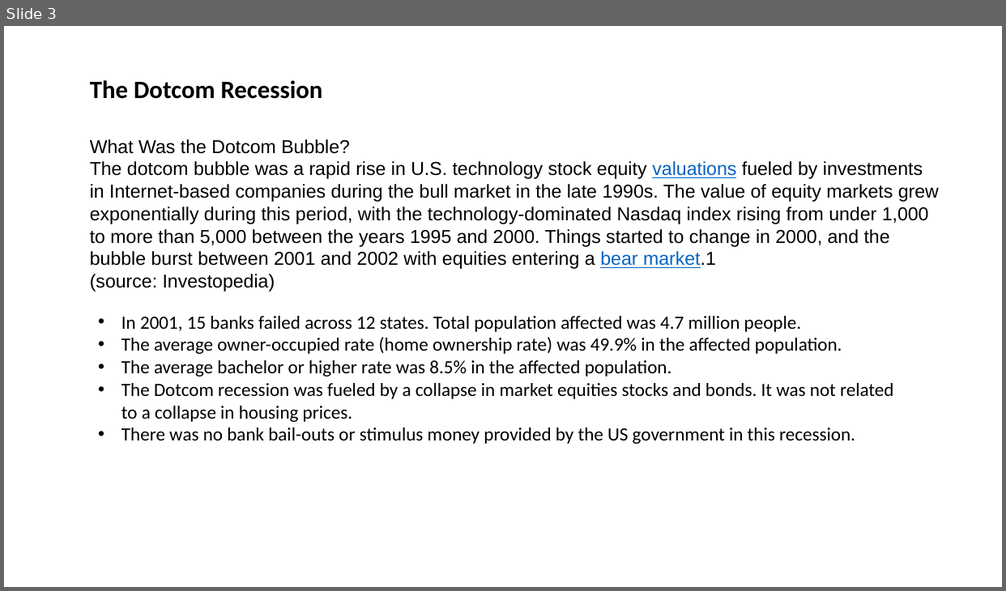
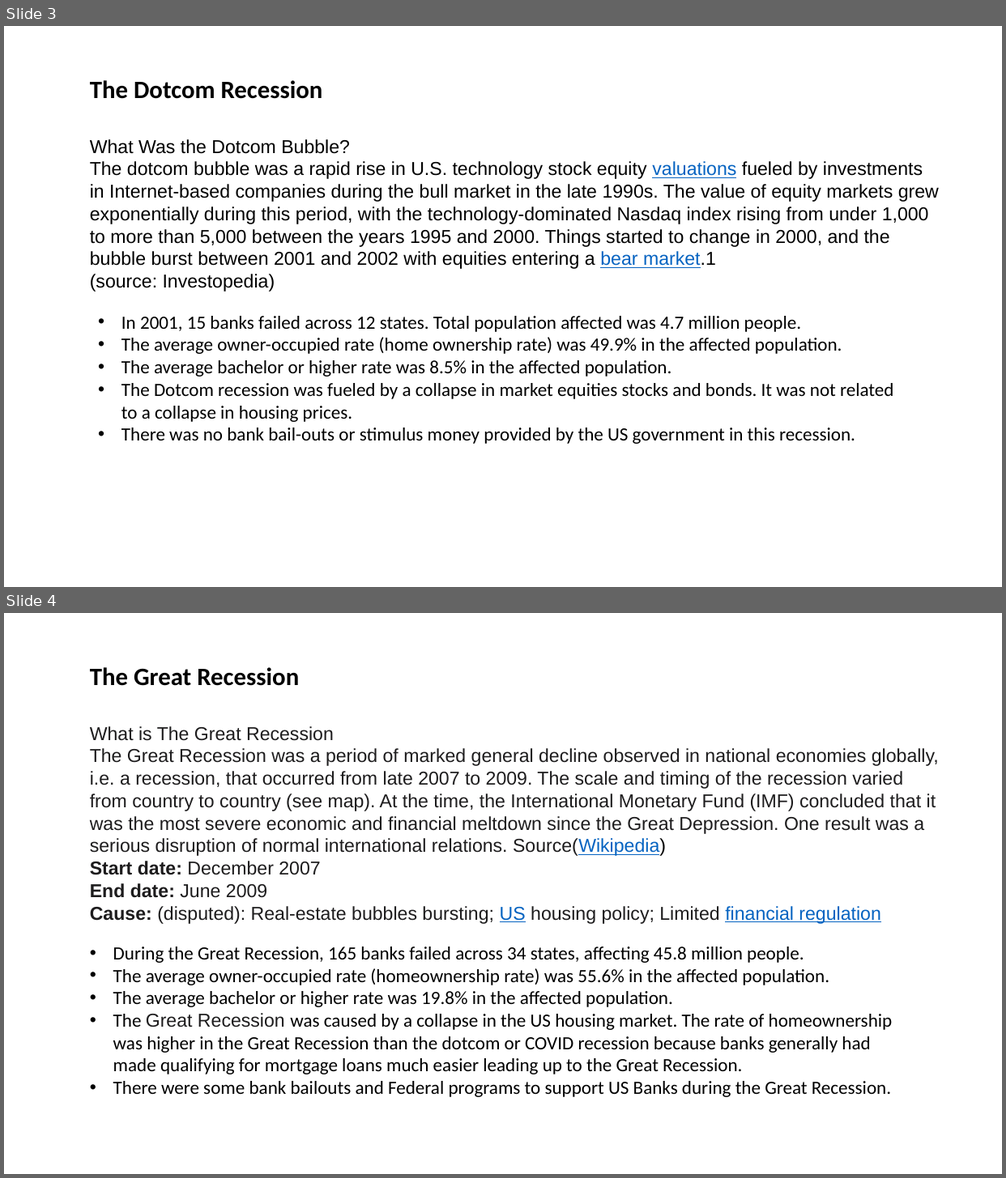
Before and after one commit to RyakDL/Project_3_Bank-Failures, a slide deck: project_e_slides.pptx. Shown one above the other, each under a label of ours: slide 3 before the commit, slides 3 and 4 after it. The pictures are 1006x591 and 1006x1178 pixels, drawn with LibreOffice and Linux fonts; fonts in the diff are those of the drawing. Boxes give left, top, right and bottom in pixels: in the first picture for what was removed or moved away, otherwise in the second. Text is boxed around its words. In the diff, an @@ line names an element or a change of style, - is before the commit and + after.

Commit message:
powerpoint

```diff
--- a/project_e_slides.pptx
+++ b/project_e_slides.pptx
@@ slide 4 added at [4,613,1002,1174], background #FFFFFF @@
@@ text added at [90,667,299,686], 24 pt, text #000000, bold @@
+The Great Recession
@@ text added at [90,726,939,924], 18 pt, text #1D1C1D @@
+What is The Great Recession
+The Great Recession was a period of marked general decline observed in national economies globally, i.e. a recession, that occurred from late 2007 to 2009. The scale and timing of the recession varied from country to country (see map). At the time, the International Monetary Fund (IMF) concluded that it was the most severe economic and financial meltdown since the Great Depression. One result was a serious disruption of normal international relations. Source(Wikipedia)
+Start date: December 2007
+End date: June 2009
+Cause: (disputed): Real-estate bubbles bursting; US housing policy; Limited financial regulation
@@ text added at [113,947,893,1097], 18 pt, text #000000 @@
+• During the Great Recession, 165 banks failed across 34 states, affecting 45.8 million people.
+• The average owner-occupied rate (homeownership rate) was 55.6% in the affected population.
+• The average bachelor or higher rate was 19.8% in the affected population.
+• The Great Recession was caused by a collapse in the US housing market. The rate of homeownership was higher in the Great Recession than the dotcom or COVID recession because banks generally had made qualifying for mortgage loans much easier leading up to the Great Recession.
+• There were some bank bailouts and Federal programs to support US Banks during the Great Recession.
```
Also in this commit, not shown: 1 other slide added, 2 other files.
